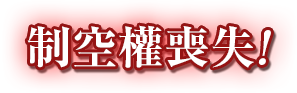
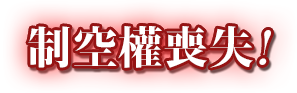
Layered file, before and after one edit (297px x 93px). Changes by layer:
painted on "制空權喪失!" over bbox(27, 25, 271, 68)
renamed "制空權喪失! 拷貝" to "制空權喪失! 拷貝 2", painted on it over bbox(24, 22, 274, 71)
